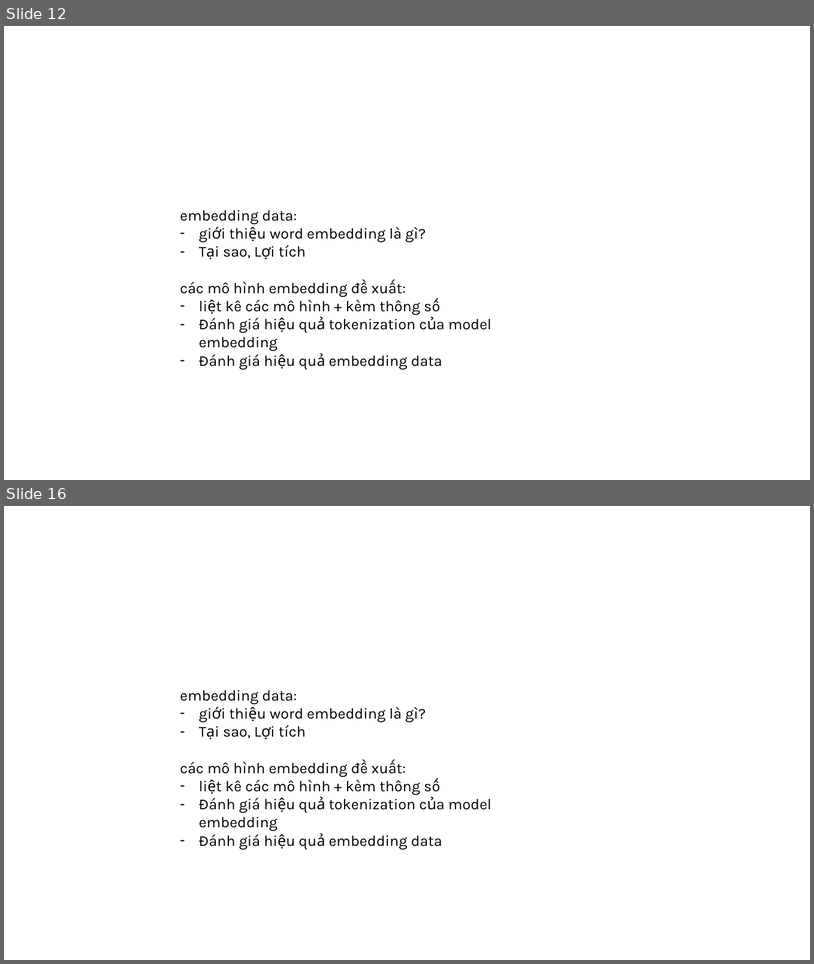
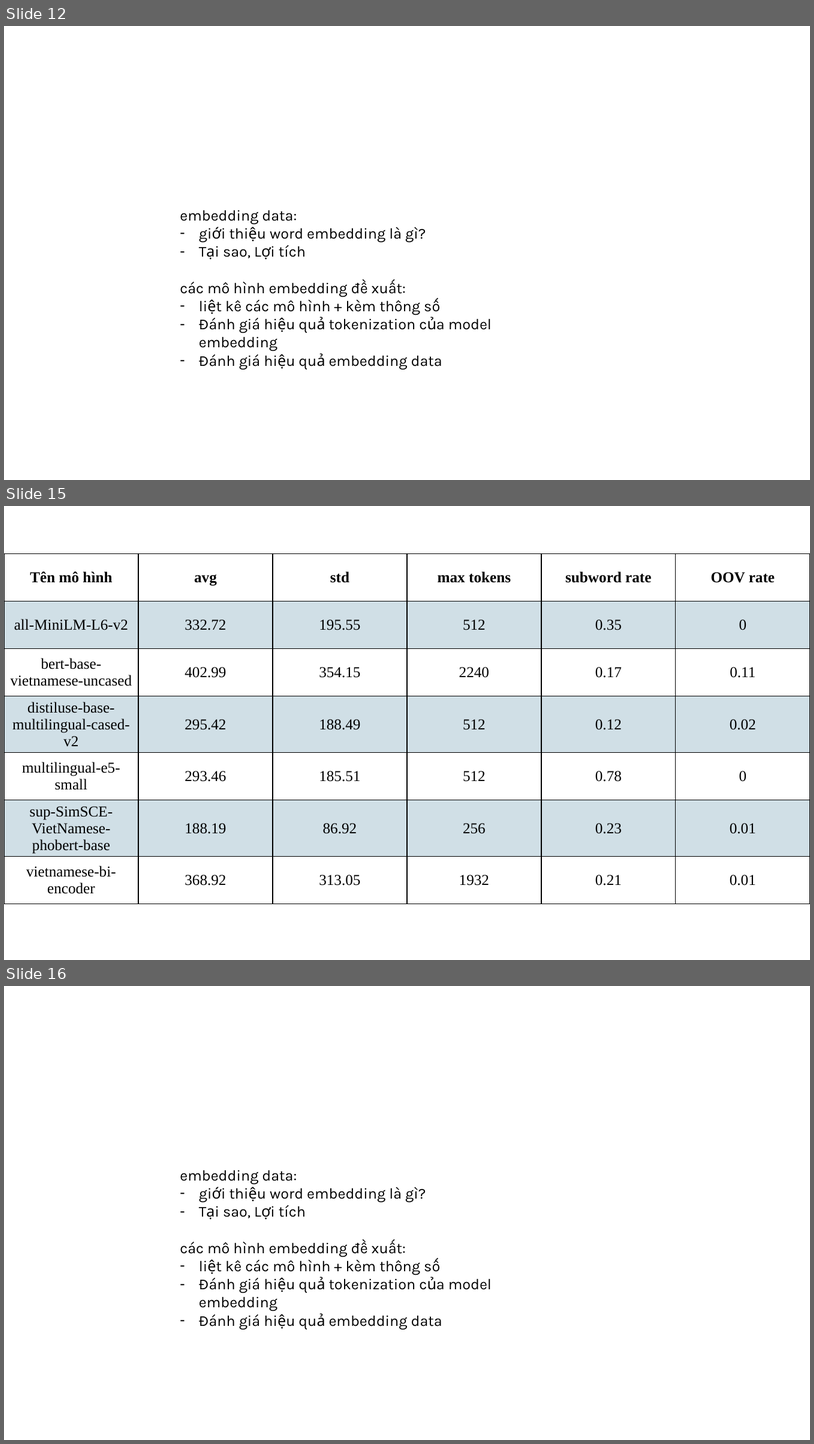
Before and after one commit to ngovanuc/Vietnamese_History_Chatbot, a slide deck: documents/slide bao cao.pptx. Shown one above the other, each under a label of ours: slides 12 and 16 before the commit, slides 12, 15 and 16 after it; the slides between them are not shown. The pictures are 814x964 and 814x1444 pixels, drawn with LibreOffice and Linux fonts; fonts in the diff are those of the drawing. Boxes give left, top, right and bottom in pixels: in the first picture for what was removed or moved away, otherwise in the second. Text is boxed around its words. In the diff, an @@ line names an element or a change of style, - is before the commit and + after.

```diff
--- a/documents/slide bao cao.pptx
+++ b/documents/slide bao cao.pptx
@@ slide 15 added at (4, 506, 810, 960), background #FFFFFF @@
@@ table added at (4, 554, 810, 913), 7 rows, 6 columns @@
+Tên mô hình | avg | std | max tokens | subword rate | OOV rate
+all-MiniLM-L6-v2 | 332.72 | 195.55 | 512 | 0.35 | 0
+bert-base-vietnamese-uncased | 402.99 | 354.15 | 2240 | 0.17 | 0.11
+distiluse-base-multilingual-cased-v2 | 295.42 | 188.49 | 512 | 0.12 | 0.02
+multilingual-e5-small | 293.46 | 185.51 | 512 | 0.78 | 0
+sup-SimSCE-VietNamese-phobert-base | 188.19 | 86.92 | 256 | 0.23 | 0.01
+vietnamese-bi-encoder | 368.92 | 313.05 | 1932 | 0.21 | 0.01
```
Also in this commit, not shown: 4 other slides added, 3 slides removed.
